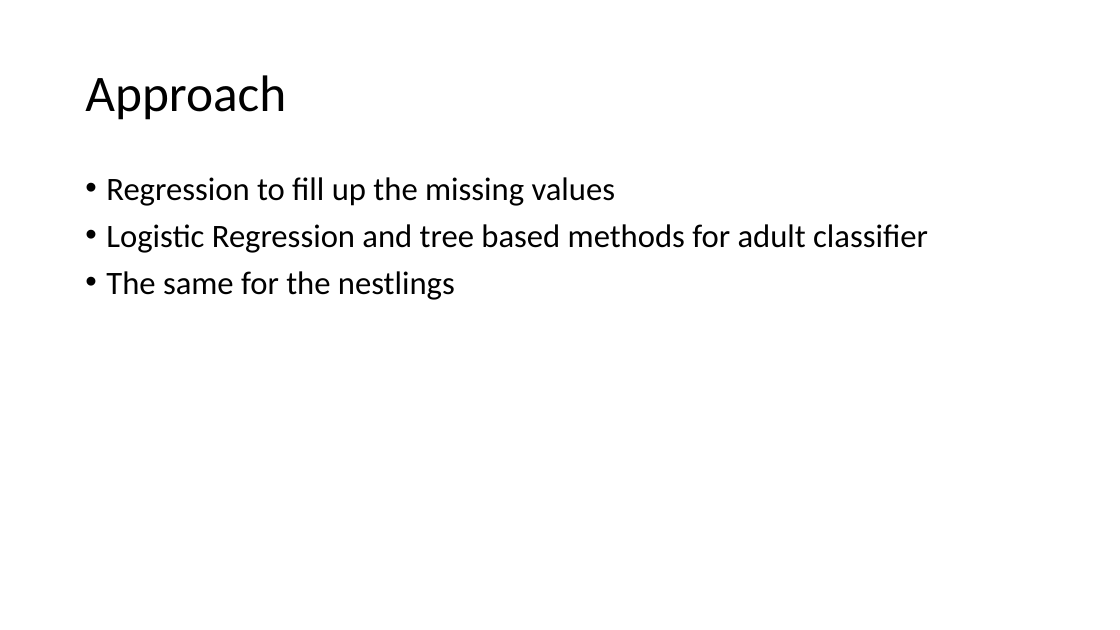
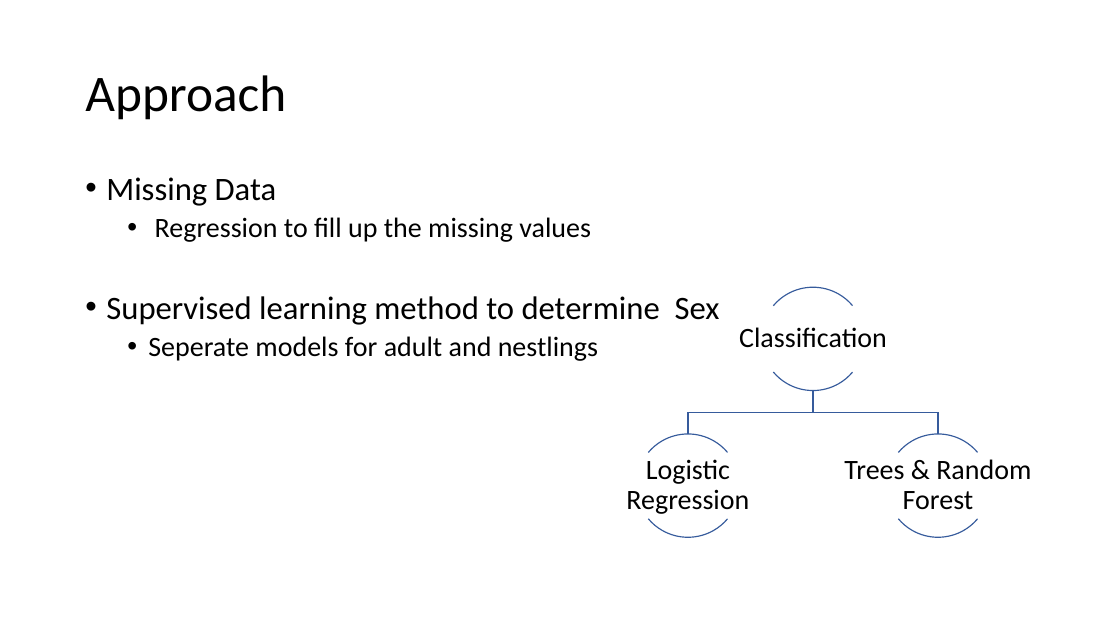
Before and after one commit to chicholob/Snow-finches, a slide deck: slide 7 of initial presentation.pptx. Drawn at 1120x630 pixels with LibreOffice and Linux fonts; fonts in the diff are those of the drawing. Boxes give left, top, right and bottom in pixels: in the first picture for what was removed or moved away, otherwise in the second. Text is boxed around its words. In the diff, an @@ line names an element or a change of style, - is before the commit and + after.

```diff
--- a/initial presentation.pptx
+++ b/initial presentation.pptx
@@ text at bbox=[106, 177, 277, 206]: paragraph added @@
+• Missing Data
@@ text at bbox=[155, 217, 591, 242]: size 28 to 24 pt in "Regression to fill up the missing values"; list level 1 to 2 in "Regression to fill up the ..." @@
@@ text at bbox=[106, 296, 720, 361]: text changed @@
-• Logistic Regression and tree based methods for adult classifier
-• The same for the nestlings
+• Supervised learning method to determine Sex
+  • Seperate models for adult and nestlings
@@ group added at bbox=[626, 287, 1031, 538]: 6 arc (boxed as its full ellipse)s, 3 texts, 2 freeform shapes @@
+Classification
+Logistic Regression
+Trees & Random Forest
```
Also in this commit, not shown: 2 other slides changed, 1 slide added, 1 slide removed, 2 other files.
